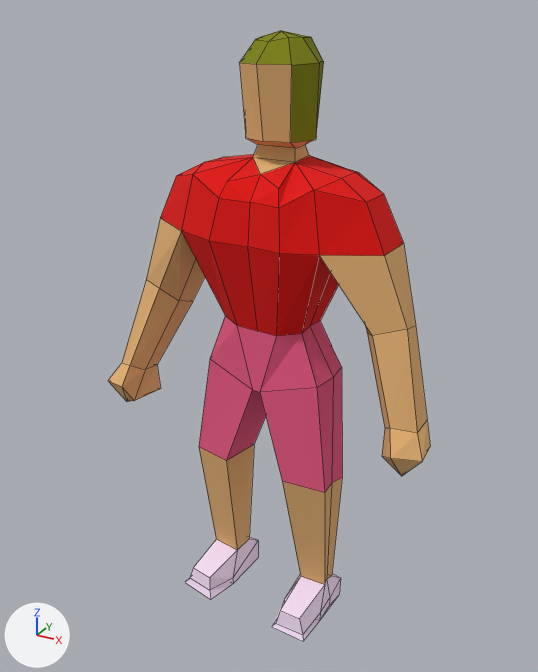
Renders of the Blender file blender/enemy.blend from each side of a commit.
Before and after are seen from a 50 mm lens placed at (0.896, -1.691, 1.68), pointed at (-0.021, -0.022, 0.846). Every picture has the same lights, and +X, +Y and +Z are marked at lower left. Mesh edges are drawn as thin lines.
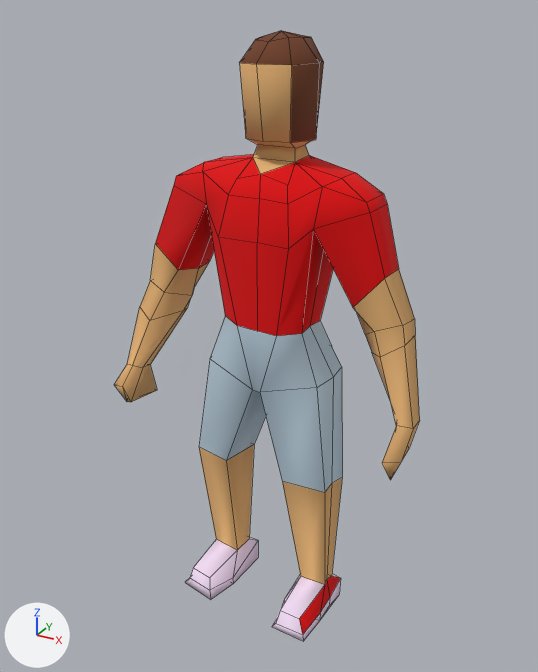
Boxes (x1, y1, x2, y2) around the edits, measured in the pictures (538 x 672 px):
```json
{"object": "Plane", "change": "recoloured, reshaped", "before": [108, 30, 430, 642], "after": [114, 30, 420, 642]}
{"part": 1, "of": "me_plane", "change": "built on", "before": [108, 157, 430, 476], "after": [114, 158, 420, 480]}
{"part": 2, "of": "me_plane", "change": "shading changed", "before": [185, 30, 384, 642], "after": [185, 30, 384, 642]}
{"part": 3, "of": "me_plane", "change": "recoloured", "before": [147, 218, 416, 336], "after": [155, 185, 399, 307]}
{"part": 4, "of": "me_plane", "change": "recoloured", "before": [299, 576, 340, 634], "after": [299, 576, 340, 634], "on screen": "white to red"}
```

The change, as JSON lines over the scene's bpy script:
```json
{"op": "set", "path": "mat_material_003.base_color", "old": "(0.212, 0.227, 0.0)", "new": "(0.168, 0.0529, 0.0225)", "note": "yellow #7f8300 -> brown #724129"}
{"op": "set", "path": "mat_material_005.base_color", "old": "(0.8, 0.0995, 0.226)", "new": "(0.539, 0.686, 0.8)", "note": "pink #e75983 -> blue #c2d8e7"}
{"block": "me_plane", "where": "# used by ob_plane; location = (0.0, 0.0, 0.0); rotation_euler = (0.0, 0.0, -1.613), in degrees (0, 0, -92)"}
{"op": "remove", "block": "me_plane", "code": "me_plane.from_pydata(...)  # 184 vertices, 192 faces; spans x -0.13..0.23, y -0.51..0.49, z -0.03..1.63"}
{"op": "add", "block": "me_plane", "code": "me_plane.from_pydata(...)  # 204 vertices, 212 faces; spans x -0.13..0.21, y -0.48..0.44, z -0.03..1.63"}
{"block": "me_plane", "change": "me_plane part 1"}
{"block": "me_plane", "change": "11 faces are deleted"}
{"block": "me_plane", "change": "7 vertices in x 0.12..0.17, y -0.19..0.16, z 1.14..1.29 move by (-0.04, 0.0, 0.0)"}
{"block": "me_plane", "change": "3 vertices in x 0.14..0.17, y -0.07..0.08, z 1.14..1.29 move by (-0.05, 0.0, 0.0)"}
{"block": "me_plane", "change": "45 vertices move from x -0.13..0.23, y -0.51..0.49, z 0.6..1.31 to x -0.1..0.2, y -0.48..0.41, z 0.59..1.29"}
{"block": "me_plane", "change": "20 vertices are added at x -0.05..0.21, y -0.46..0.44, z 0.61..0.87"}
{"block": "me_plane", "change": "30 new faces join them, mat_material_002 (beige #e7b475)"}
{"block": "me_plane", "change": "1 new face joins them, mat_material_001 (white #e7e7e7)"}
{"block": "me_plane", "change": "me_plane part 2: 181 kept faces spanning x -0.13..0.2, y -0.48..0.39, z -0.03..1.63 are now shaded smooth"}
{"block": "me_plane", "change": "me_plane part 3: 10 faces spanning x -0.1..0.1, y -0.39..0.33, z 0.98..1.24 switch from mat_material_002 (beige #e7b475) to mat_material_004 (red #e70004)"}
{"block": "me_plane", "change": "me_plane part 4: 6 faces spanning x -0.04..0.17, y -0.23..0.2, z -0.01..0.07 switch from mat_material_006 (white #fce5ff) to mat_material_004 (red #e70004)"}
```
